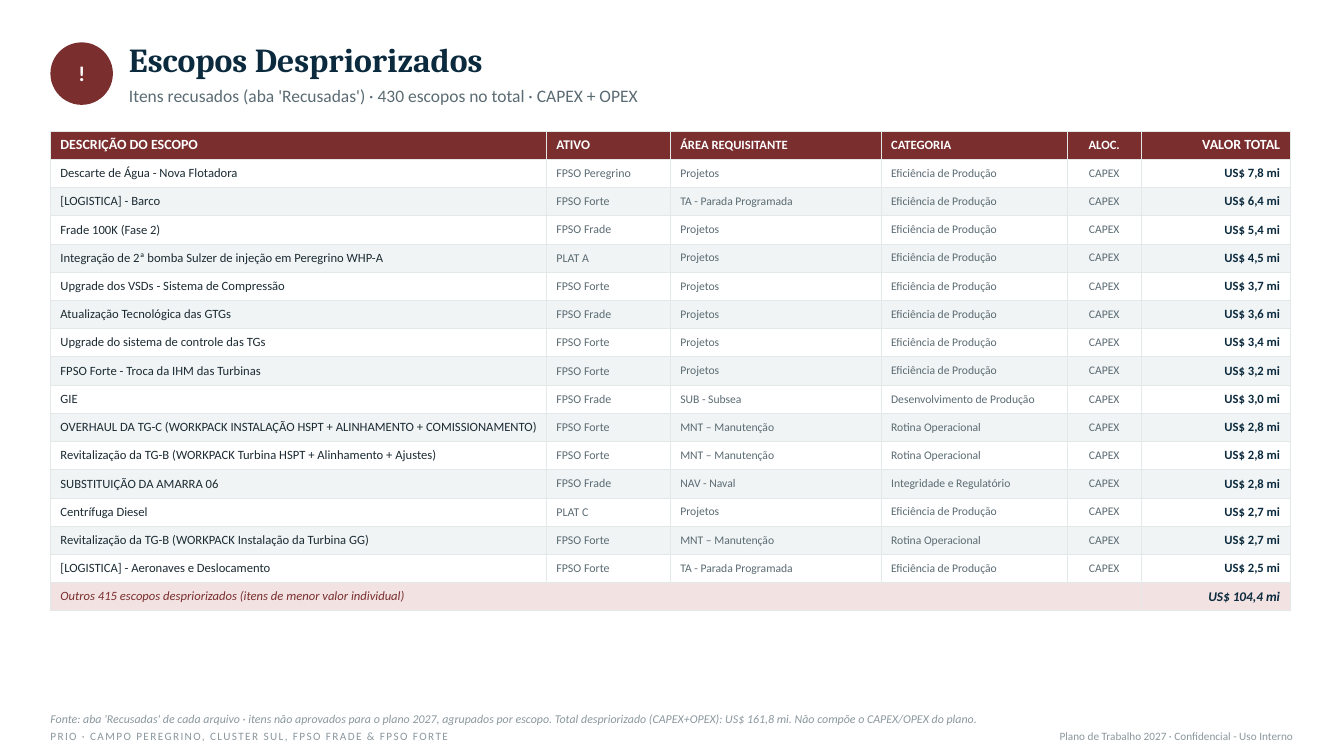
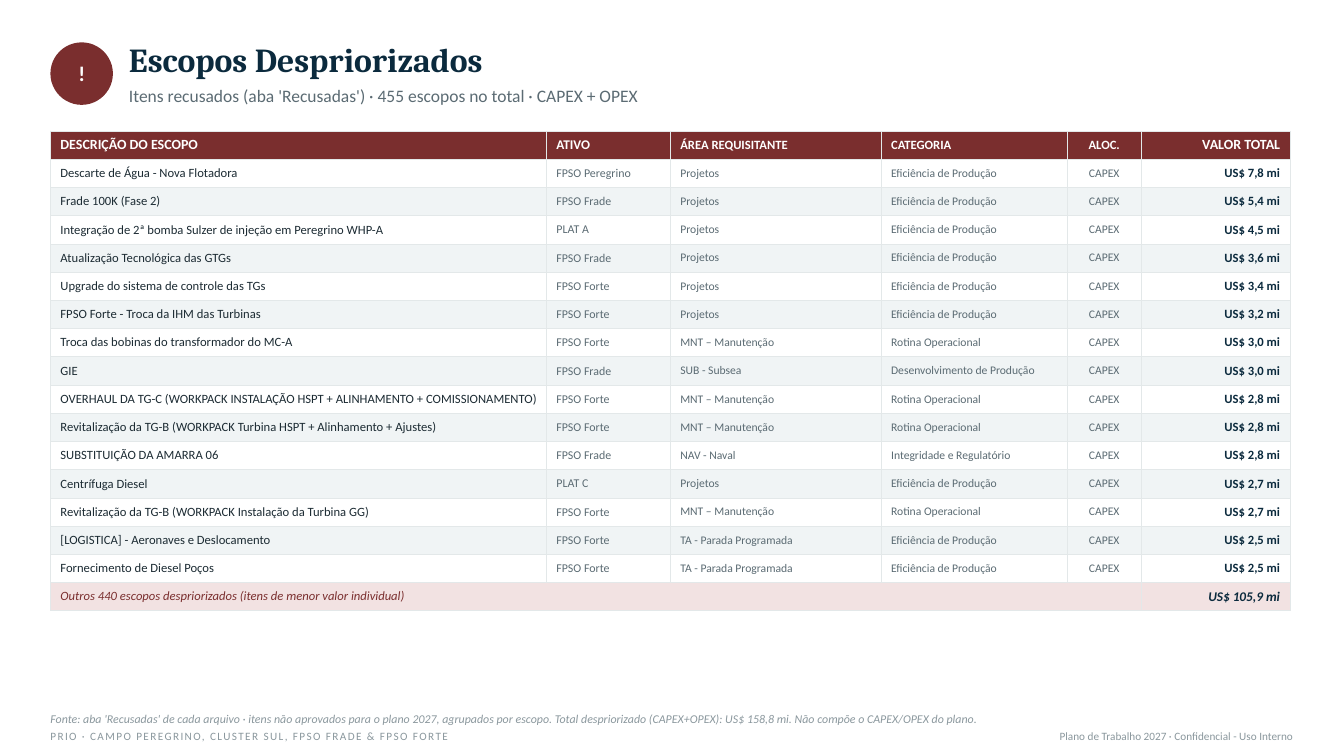
Before and after one commit to LucasRibaas/Planejamento, a slide deck: slide 39 of PRIO_Top_CAPEX_OPEX_Despriorizados_2027.pptx (slide 35 before the commit). Drawn at 1344x756 pixels with LibreOffice and Linux fonts; fonts in the diff are those of the drawing. Boxes give left, top, right and bottom in pixels: in the first picture for what was removed or moved away, otherwise in the second. Text is boxed around its words. In the diff, an @@ line names an element or a change of style, - is before the commit and + after.

```diff
--- a/PRIO_Top_CAPEX_OPEX_Despriorizados_2027.pptx
+++ b/PRIO_Top_CAPEX_OPEX_Despriorizados_2027.pptx
@@ text at <box>129,89,637,105</box>: text changed @@
-Itens recusados (aba 'Recusadas') · 430 escopos no total · CAPEX + OPEX
+Itens recusados (aba 'Recusadas') · 455 escopos no total · CAPEX + OPEX
@@ table at <box>50,131,1291,607</box> @@
-row 3: [LOGISTICA] - Barco | FPSO Forte | TA - Parada Programada | Eficiência de Produção | CAPEX | US$ 6,4 mi
-row 6: Upgrade dos VSDs - Sistema de Compressão | FPSO Forte | Projetos | Eficiência de Produção | CAPEX | US$ 3,7 mi
+row 8: Troca das bobinas do transformador do MC-A | FPSO Forte | MNT – Manutenção | Rotina Operacional | CAPEX | US$ 3,0 mi
-row 17: Outros 415 escopos despriorizados (itens de menor valor individual) |  |  |  |  | US$ 104,4 mi
+row 16: Fornecimento de Diesel Poços | FPSO Forte | TA - Parada Programada | Eficiência de Produção | CAPEX | US$ 2,5 mi
+row 17: Outros 440 escopos despriorizados (itens de menor valor individual) |  |  |  |  | US$ 105,9 mi
@@ text at <box>50,714,977,725</box>: text changed @@
-Fonte: aba 'Recusadas' de cada arquivo · itens não aprovados para o plano 2027, agrupados por escopo. Total despriorizado (CAPEX+OPEX): US$ 161,8 mi. Não compõe o CAPEX/OPEX do plano.
+Fonte: aba 'Recusadas' de cada arquivo · itens não aprovados para o plano 2027, agrupados por escopo. Total despriorizado (CAPEX+OPEX): US$ 158,8 mi. Não compõe o CAPEX/OPEX do plano.
```
Also in this commit, not shown: 9 other slides changed, 4 slides added.
